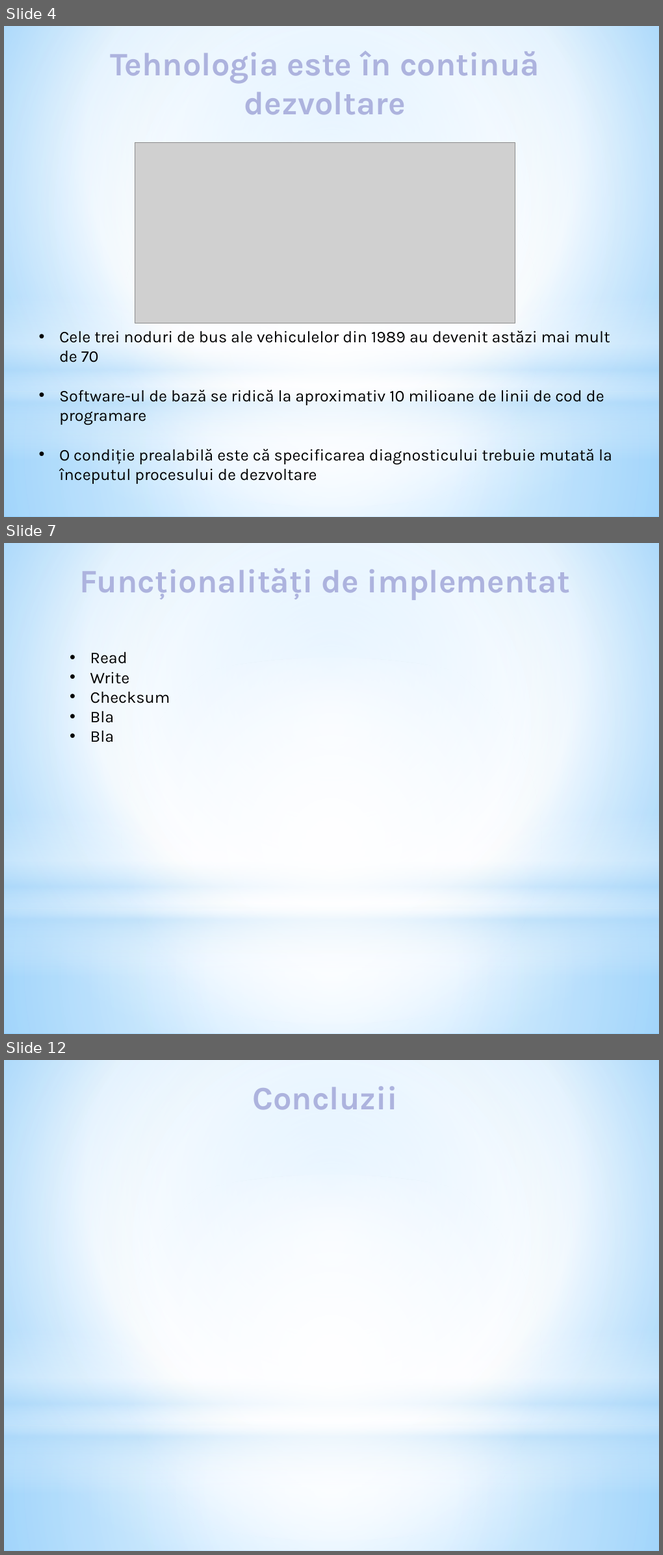
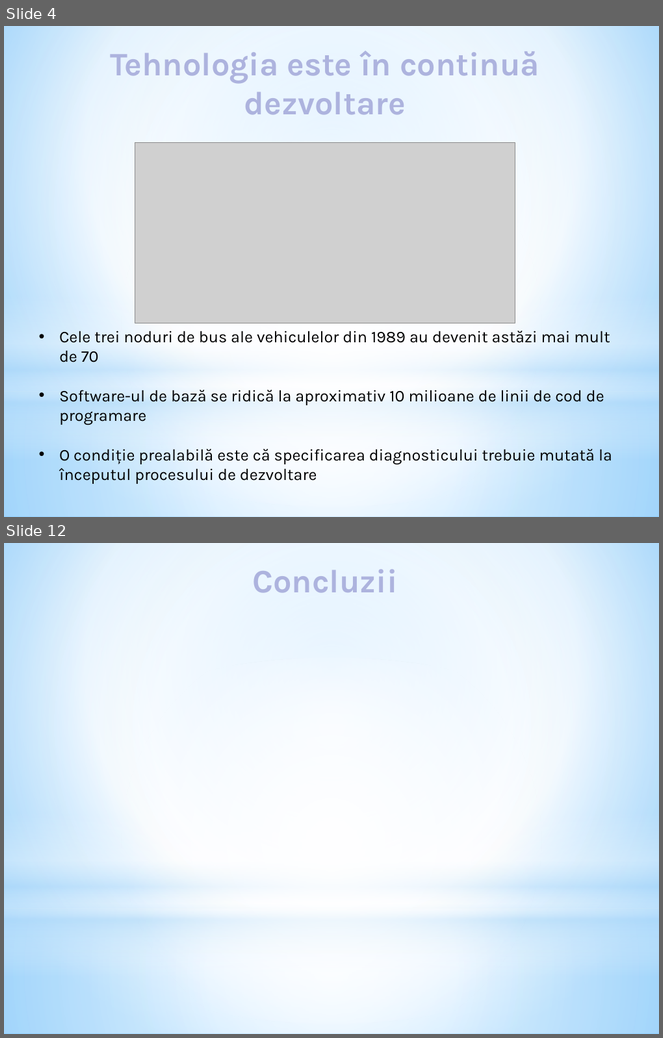
Before and after one commit to MihaiBadescu/Licenta, a slide deck: Licenta.pptx. Shown one above the other, each under a label of ours: slides 4, 7 and 12 before the commit, slides 4 and 12 after it; the slides between them are not shown. The pictures are 663x1555 and 663x1038 pixels, drawn with LibreOffice and Linux fonts; fonts in the diff are those of the drawing; grey boxes stand for pictures. Boxes give left, top, right and bottom in pixels: in the first picture for what was removed or moved away, otherwise in the second. Text is boxed around its words. In the diff, an @@ line names an element or a change of style, - is before the commit and + after.

```diff
--- a/Licenta.pptx
+++ b/Licenta.pptx
@@ slide 7 removed at [4, 543, 659, 1034], background gradient #9ED5FF to #FFFFFF to #5BB9FF; not listed: 4 template elements that a slide beside it also shows @@
@@ text removed at [79, 568, 570, 600] @@
-Funcționalități de implementat
@@ text removed at [90, 652, 170, 743] @@
-• Read
-• Write
-• Checksum
-• Bla
-• Bla
```
Also in this commit, not shown: 4 slides changed, 4 slides added, 3 other slides removed.
